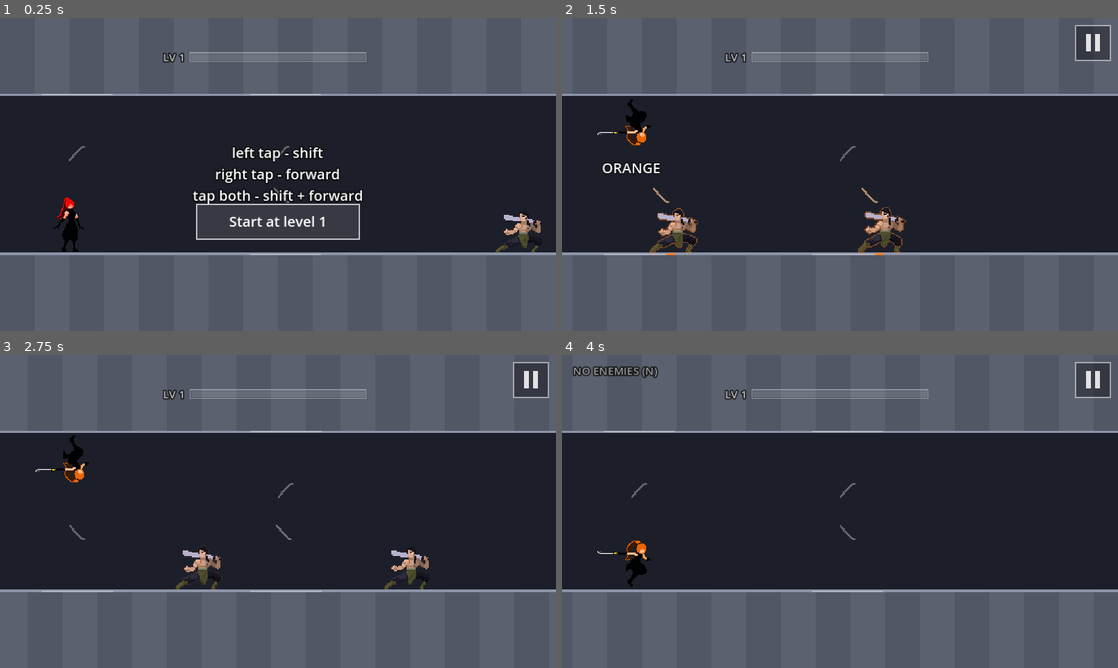
Above: before the commit, frames 1-4 (two rows, left to right).
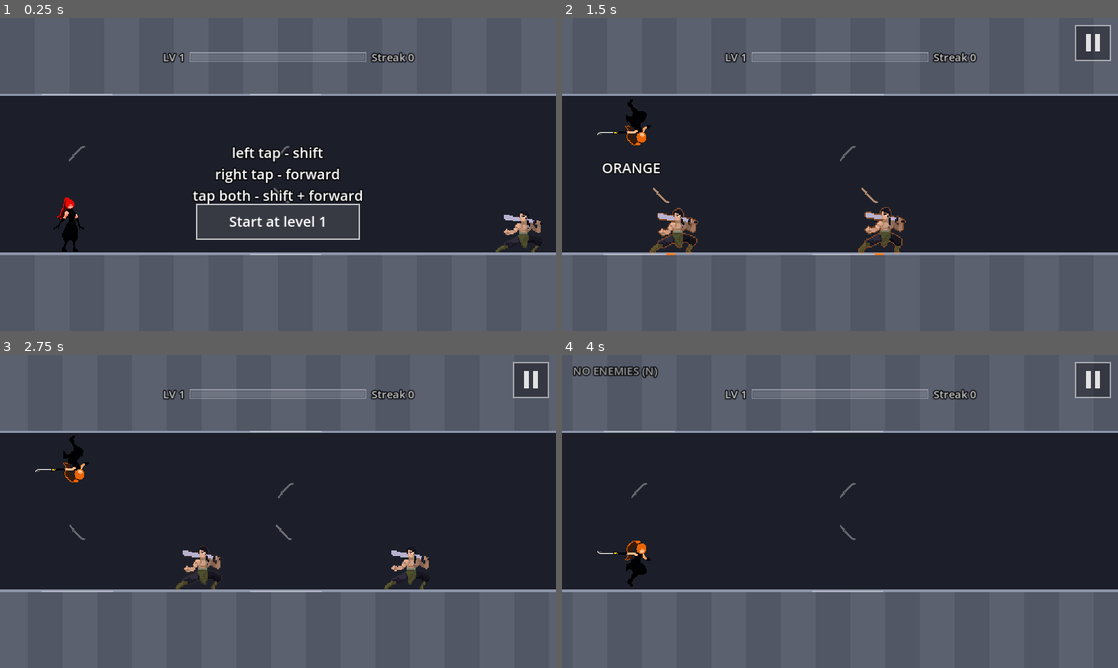
Above: after the commit, the same moments.

Repository: fredsbreads/game-off
Game: Godot game, scene res://scenes/main.tscn
Same seed, same stepped clock (60 frames per second), same inputs: the game is played once before the commit and once after it. Sound files missing from this copy of the repository are replaced by a short silence.
Inputs (mouse positions are in pixels of both pictures, inside the frame that each line leads up to):
- Up to frame 1 (0.25 s): no input
- Up to frame 2 (1.5 s): tap Enter at 0.5 s; move the mouse to (962, 158) at 0.52 s; hold K (tp_forward) 0.53-1.28 s; hold J (tp_vertical) 0.53-1.28 s; click (962, 158) at 0.67 s; move the mouse to (728, 190) at 1.27 s; tap C at 1.35 s
- Up to frame 3 (2.75 s): move the mouse to (333, 442) at 2.02 s; hold K (tp_forward) from 2.03 s (still down); hold Shift from 2.03 s (still down)
- Up to frame 4 (4 s): move the mouse to (812, 574) at 2.77 s; release Shift at 2.78 s; tap N at 2.85 s; click (812, 574) at 2.92 s; move the mouse to (1006, 558) at 3.52 s; release K (tp_forward) at 3.53 s; tap L at 3.6 s

The runs differ from the first frame. In frame 1, 0.2% of the frame differs, in the area x 66-75%, y 10-15%; in frame 2, 0.2%; in frame 3, 0.2%; in frame 4, 0.2%.

Commit message:
HUD: the current flawless streak, right of the level bar

Diff:
--- a/scripts/hud.gd
+++ b/scripts/hud.gd
@@ -77,6 +77,9 @@
 var _result_t := 0.0
 var _progress: Control
 var _progress_level: Label
+# The current flawless streak (kills in a row without letting one get away),
+# right of the bar.
+var _streak: Label
 var _p_bar := 0.0
 var _p_size := 1.0
 var _p_pending := 0.0
@@ -117,6 +120,9 @@
 	_progress_level = _label(20, Vector2.ZERO)
 	_progress_level.reparent(_progress)
 	_progress_level.add_theme_color_override("font_color", Color(1, 1, 1, 0.75))
+	_streak = _label(20, Vector2.ZERO)
+	_streak.reparent(_progress)
+	_streak.add_theme_color_override("font_color", Color(1, 1, 1, 0.75))
 
 	# Pause button, top-right. Drawn only; main.gd hit-tests taps against it
 	# (touch doesn't emulate mouse in this project, so Buttons won't see taps).
@@ -265,6 +271,12 @@
 	_progress_level.text = "LV %d" % level
 	_progress_level.position = Vector2(-_progress_level.get_minimum_size().x - 12.0, (PROGRESS_SIZE.y - _progress_level.get_minimum_size().y) / 2.0)
 	_progress.queue_redraw()
+
+
+## The current flawless streak, shown right of the bar.
+func set_streak(n: int) -> void:
+	_streak.text = "Streak %d" % n
+	_streak.position = Vector2(PROGRESS_SIZE.x + 12.0, (PROGRESS_SIZE.y - _streak.get_minimum_size().y) / 2.0)
 
 
 func hide_progress() -> void:
--- a/scripts/main.gd
+++ b/scripts/main.gd
@@ -560,6 +560,7 @@
 	# The real top-left of the view (a zoom can pan it left of cam.left()).
 	level.set_view(minf(cam.left(), cam.position.x), cam.shown_world_size())
 	hud.set_stats(score(), distance, kills, chain, 0.0)
+	hud.set_streak(sweep)   # the flawless streak so far
 	var to_screen := get_viewport_rect().size.x / (CameraRig.VIEW_TILES * Rules.TILE)
 	hud.set_progress(progression.level, progression.bar, progression.bar_size(), chain_points,
 		(Rules.CEILING_Y - cam.top()) * to_screen)
